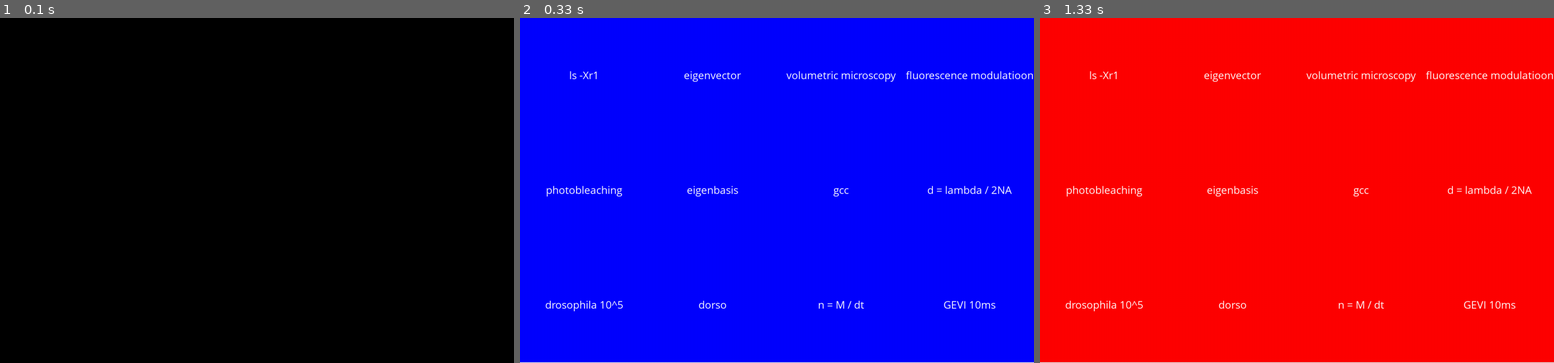
Above: before the commit, frames 1-3 (left to right).
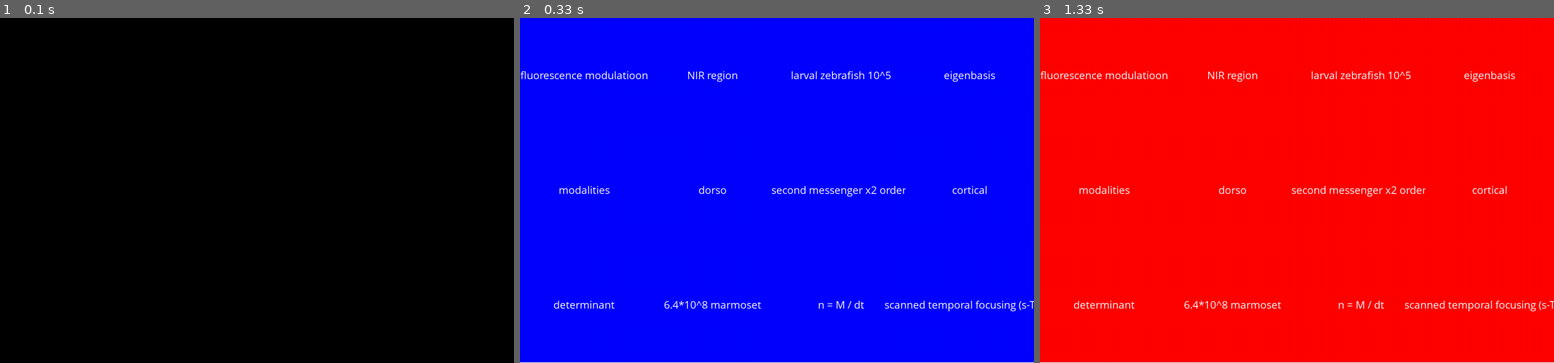
Above: after the commit, the same moments.

Repository: m-luck/memory_primer
Game: pygame game, started from start_runthrough.py
The game is run twice, just before and just after one commit, with the same random seed, the same clock (stepped at 60 frames per second) and the same inputs.
Inputs:
- Up to frame 1 (0.1 s): no input
- Up to frame 2 (0.33 s): no input
- Up to frame 3 (1.33 s): tap Space at 0.33, 0.67, 1.07 s

Frame 1 is identical in both runs. In frame 2, 2.4% of the frame differs, in the area x 0-100%, y 15-86%; in frame 3, 2.4%.

Commit message:
In production.

Diff:
--- a/graph_cue_stats.py
+++ b/graph_cue_stats.py
@@ -1,7 +1,7 @@
 import matplotlib.pyplot as plt
 import ast
-filename = "cue_stats.txt"
-file = open(filename, "r")
+file_path = "cue_stats.txt"
+file = open(file_path, "r")
 cue_stats = ast.literal_eval(file.readline())
 for cue in cue_stats:
     X = []
--- a/line_separated_cues.txt
+++ b/line_separated_cues.txt
@@ -95,3 +95,4 @@
 ls -Xr1
 benefits>features
 Amazon FBA
+N1649 5609
